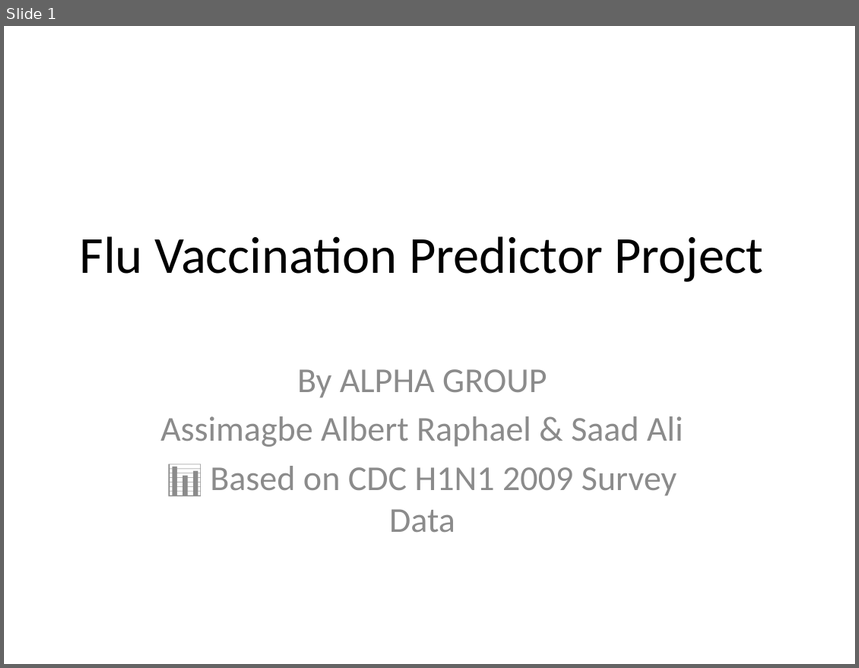
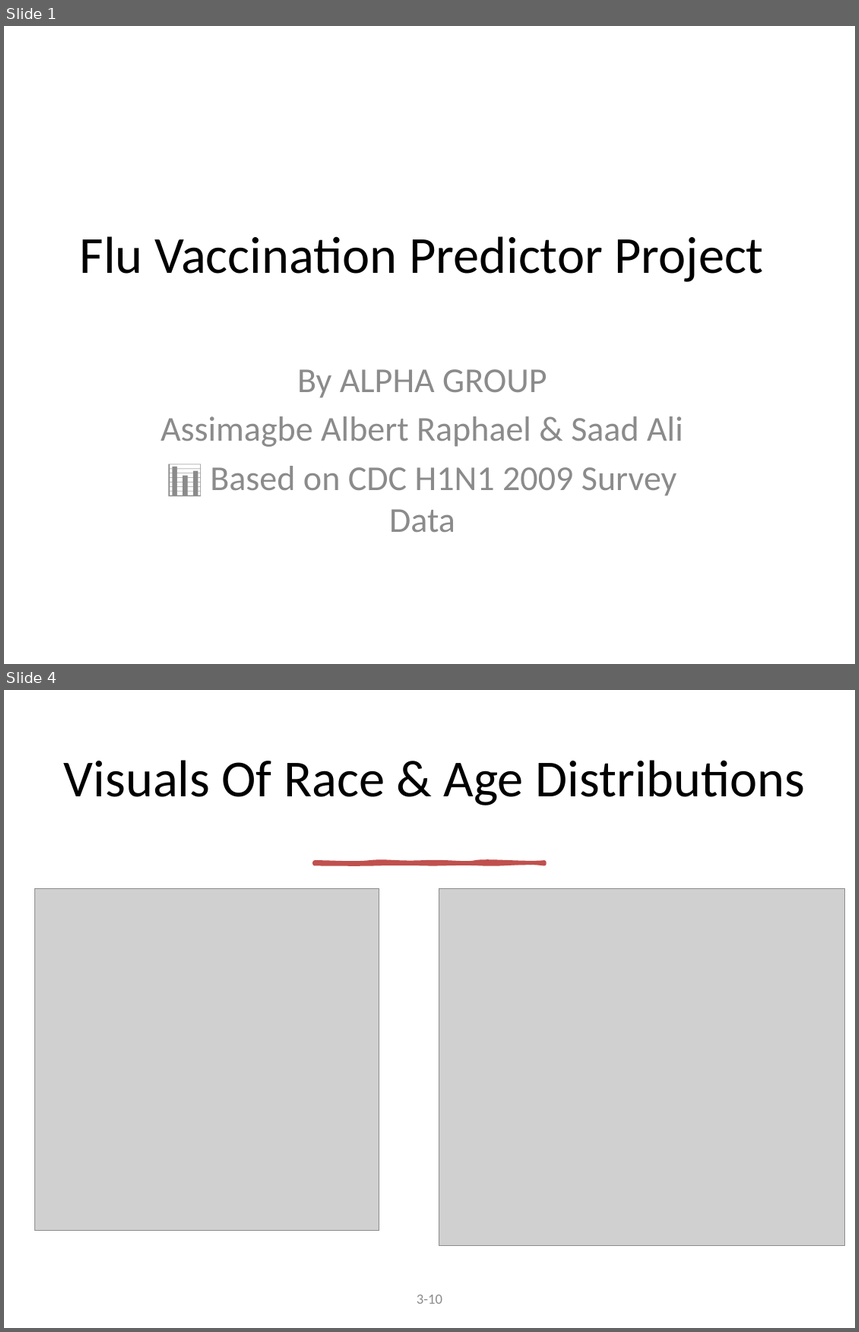
Before and after one commit to albert-raphael/alpha-group, a slide deck: documents/Flu_Vaccination_Predictor_Presentation.pptx. Shown one above the other, each under a label of ours: slide 1 before the commit, slides 1 and 4 after it; the slides between them are not shown. The pictures are 859x668 and 859x1332 pixels, drawn with LibreOffice and Linux fonts; fonts in the diff are those of the drawing; grey boxes stand for pictures. Boxes give left, top, right and bottom in pixels: in the first picture for what was removed or moved away, otherwise in the second. Text is boxed around its words. In the diff, an @@ line names an element or a change of style, - is before the commit and + after.

```diff
--- a/documents/Flu_Vaccination_Predictor_Presentation.pptx
+++ b/documents/Flu_Vaccination_Predictor_Presentation.pptx
@@ slide 4 added at [4, 690, 855, 1328], background #FFFFFF @@
@@ title added at [64, 760, 806, 806], 44 pt, text #000000 @@
+Visuals Of Race & Age Distributions
@@ freeform shape added at [315, 862, 544, 863], fill #C0504D, outline #C0504D 3.25 pt @@
@@ picture added at [34, 888, 379, 1230] @@
@@ picture added at [439, 888, 845, 1246] @@
@@ text added at [417, 1295, 443, 1304], 12 pt, text #8C8C8C @@
+3-10
```
Also in this commit, not shown: 4 slides changed, 5 other slides added, 2 slides removed, 1 other file.
